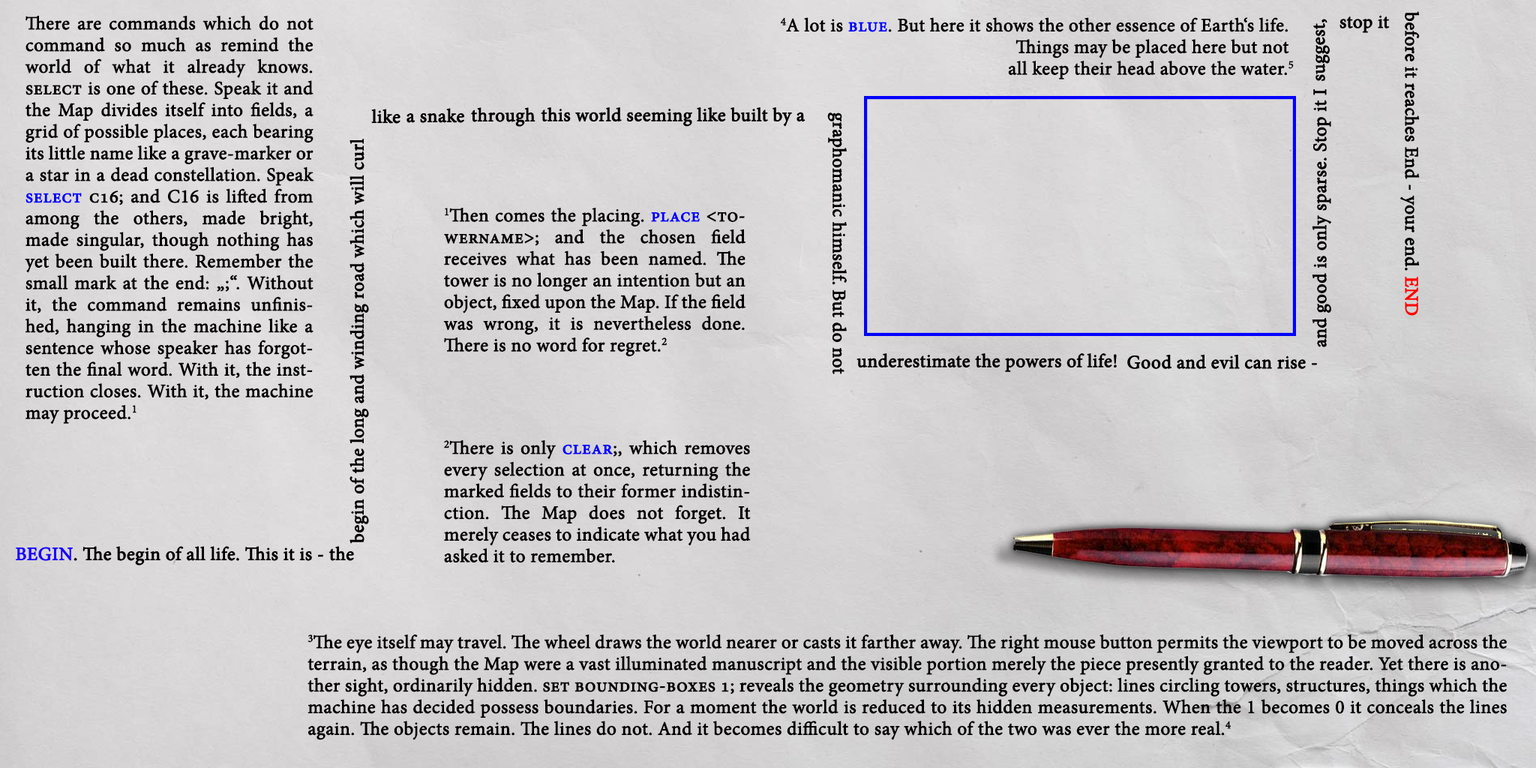
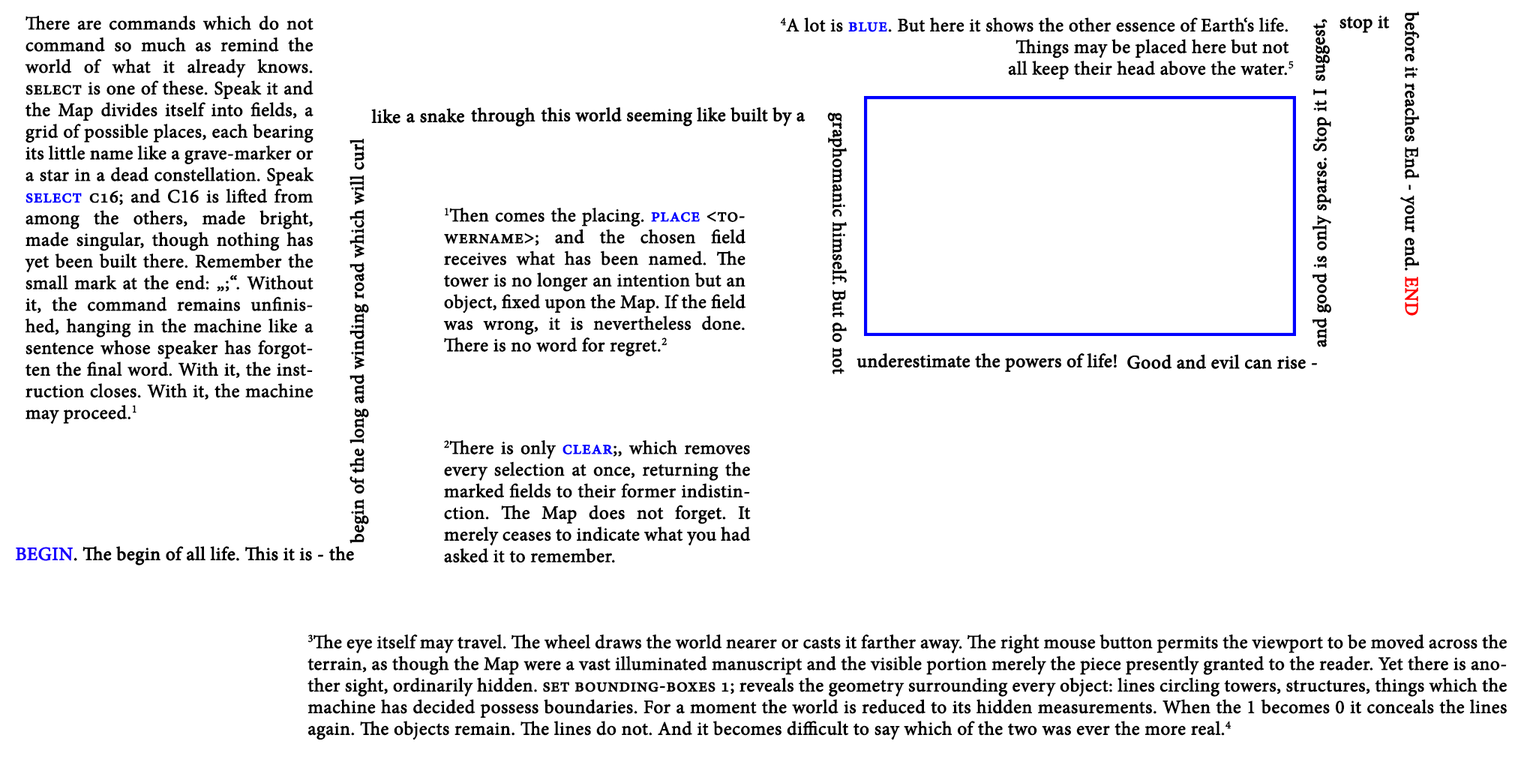
Two versions of the same layered image (1536 x 768). Layer-by-layer changes:
renamed "small things" to "pen", hid the group it (3 layers) over 986, 442, 1536, 768
hid "Ebene 3" over 0, 0, 1536, 768
